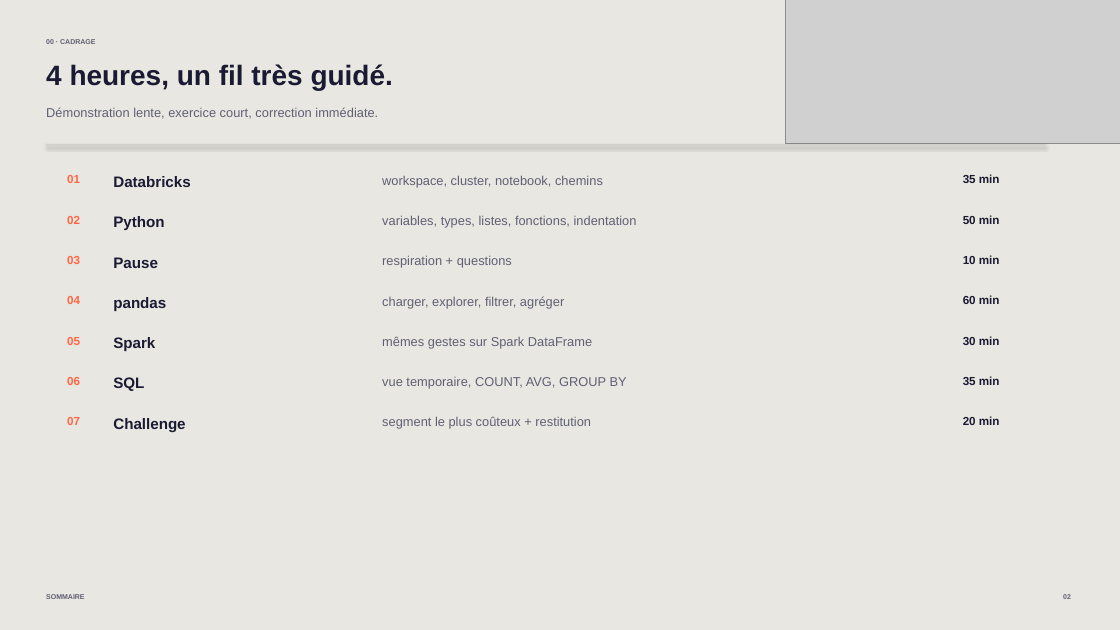
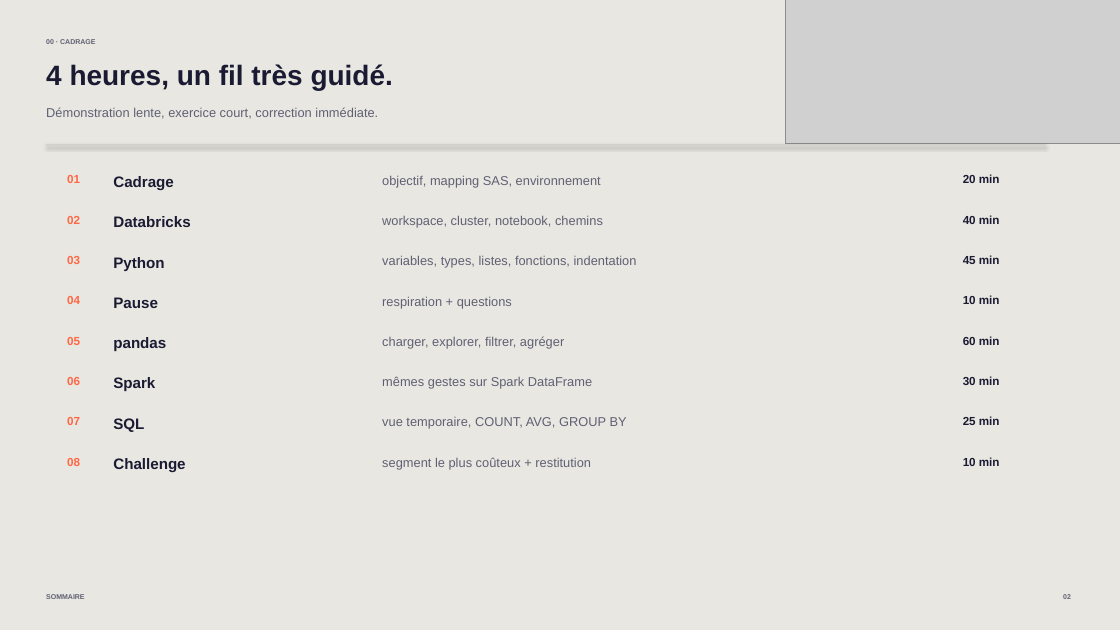
Before and after one commit to ssime-git/tracks_ds_allianz, a slide deck: slide 2 of slides/week1_python_fundamentals_databricks.pptx. Drawn at 1120x630 pixels with LibreOffice and Linux fonts; fonts in the diff are those of the drawing; grey boxes stand for pictures. Boxes give left, top, right and bottom in pixels: in the first picture for what was removed or moved away, otherwise in the second. Text is boxed around its words. In the diff, an @@ line names an element or a change of style, - is before the commit and + after.

```diff
--- a/slides/week1_python_fundamentals_databricks.pptx
+++ b/slides/week1_python_fundamentals_databricks.pptx
@@ text added at <box>113,176,174,190</box>, 13 pt, text #1A1A33, bold @@
+Cadrage
@@ text added at <box>382,176,601,187</box>, 11 pt, text #606074 @@
+objectif, mapping SAS, environnement
@@ text at <box>963,174,1000,183</box>: text changed @@
-35 min
+20 min
@@ text at <box>963,215,1000,224</box>: text changed @@
-50 min
+40 min
@@ text at <box>963,255,1000,264</box>: text changed @@
-10 min
+45 min
@@ text at <box>963,295,1000,304</box>: text changed @@
-60 min
+10 min
@@ text at <box>963,336,1000,345</box>: text changed @@
-30 min
+60 min
@@ text added at <box>67,458,80,466</box>, 10 pt, text #FF6745, bold @@
+08
@@ 14 texts: place and size @@
-14 texts at <box>113,176,637,432</box>
+14 texts at <box>113,216,637,472</box>
@@ text added at <box>963,457,1000,466</box>, 10 pt, text #1A1A33, bold @@
+10 min
```
Also in this commit, not shown: 41 other slides changed, 33 slides added, 5 other files.
